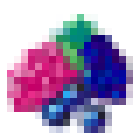
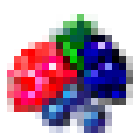
Two versions of the same layered image (140 × 140). Layer-by-layer changes:
painted on "Слой 3" over 14, 42, 112, 112
